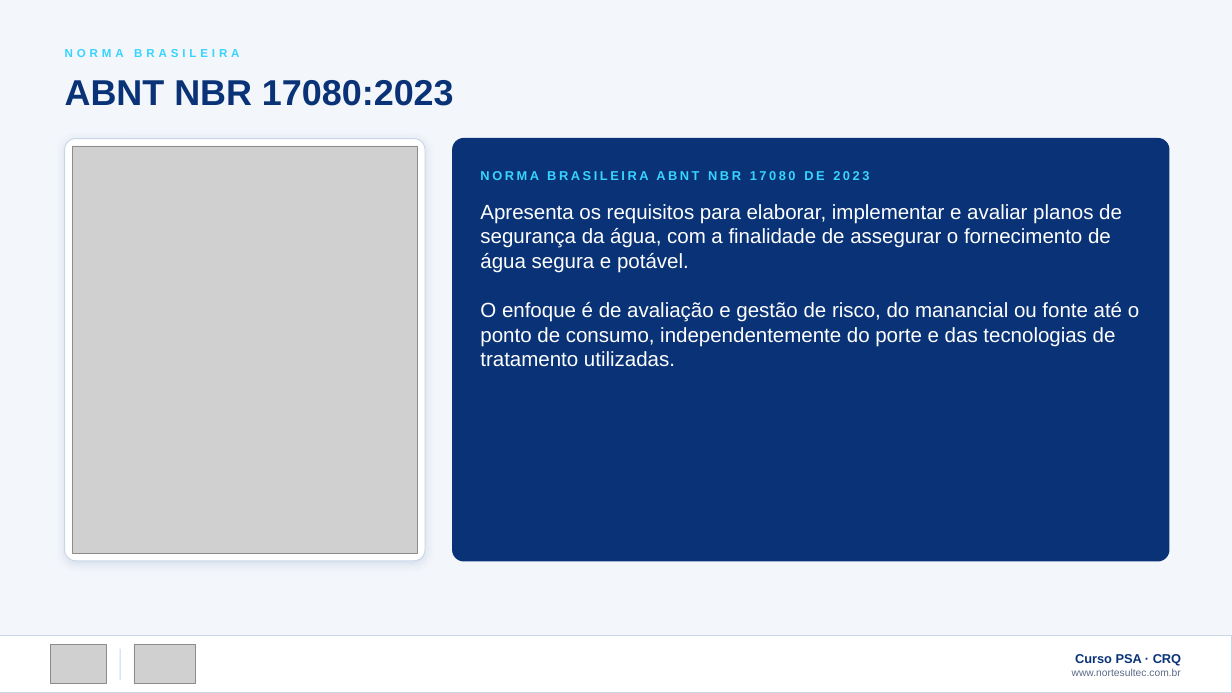
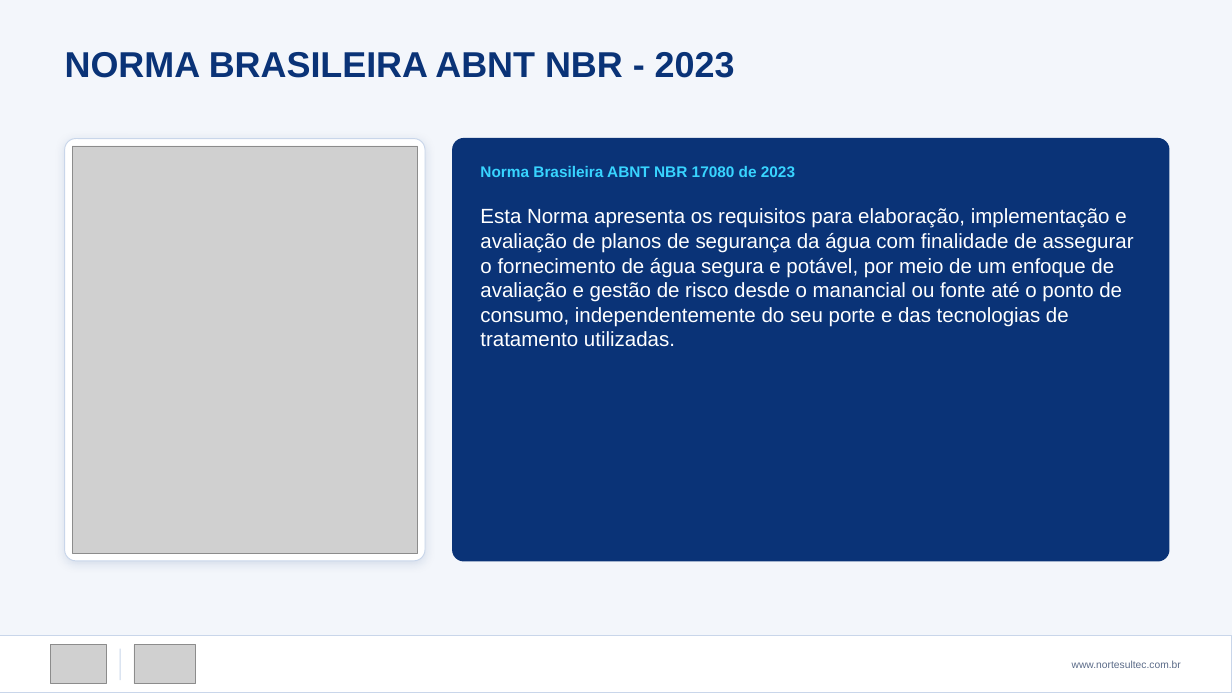
Before and after one commit to victorsntz/norte-sul-portfolio, a slide deck: slide 16 of apresentacoes/Curso-PSA-Plano-de-Seguranca-da-Agua-NorteSul.pptx. Drawn at 1232x693 pixels with LibreOffice and Linux fonts; fonts in the diff are those of the drawing; grey boxes stand for pictures. Boxes give left, top, right and bottom in pixels: in the first picture for what was removed or moved away, otherwise in the second. Text is boxed around its words. In the diff, an @@ line names an element or a change of style, - is before the commit and + after.

```diff
--- a/apresentacoes/Curso-PSA-Plano-de-Seguranca-da-Agua-NorteSul.pptx
+++ b/apresentacoes/Curso-PSA-Plano-de-Seguranca-da-Agua-NorteSul.pptx
@@ text at bbox=[65, 52, 735, 78]: text changed @@
-ABNT NBR 17080:2023
+NORMA BRASILEIRA ABNT NBR - 2023
@@ text removed at bbox=[65, 49, 239, 57] @@
-NORMA BRASILEIRA
@@ text at bbox=[480, 166, 795, 177]: text changed; size 10 to 12 pt @@
-NORMA BRASILEIRA ABNT NBR 17080 DE 2023
+Norma Brasileira ABNT NBR 17080 de 2023
@@ text "Norma Brasileira ABNT NBR 17080 ..." at bbox=[480, 166, 795, 177]: vertical alignment middle to top @@
@@ text at bbox=[480, 208, 1134, 347]: text changed @@
-Apresenta os requisitos para elaborar, implementar e avaliar planos de segurança da água, com a finalidade de assegurar o fornecimento de água segura e potável.
-O enfoque é de avaliação e gestão de risco, do manancial ou fonte até o ponto de consumo, independentemente do porte e das tecnologias de tratamento utilizadas.
+Esta Norma apresenta os requisitos para elaboração, implementação e avaliação de planos de segurança da água com finalidade de assegurar o fornecimento de água segura e potável, por meio de um enfoque de avaliação e gestão de risco desde o manancial ou fonte até o ponto de consumo, independentemente do seu porte e das tecnologias de tratamento utilizadas.
@@ text at bbox=[1075, 654, 1181, 666]: paragraph removed @@
-Curso PSA · CRQ
```
Also in this commit, not shown: 27 other slides changed, 2 other files.
